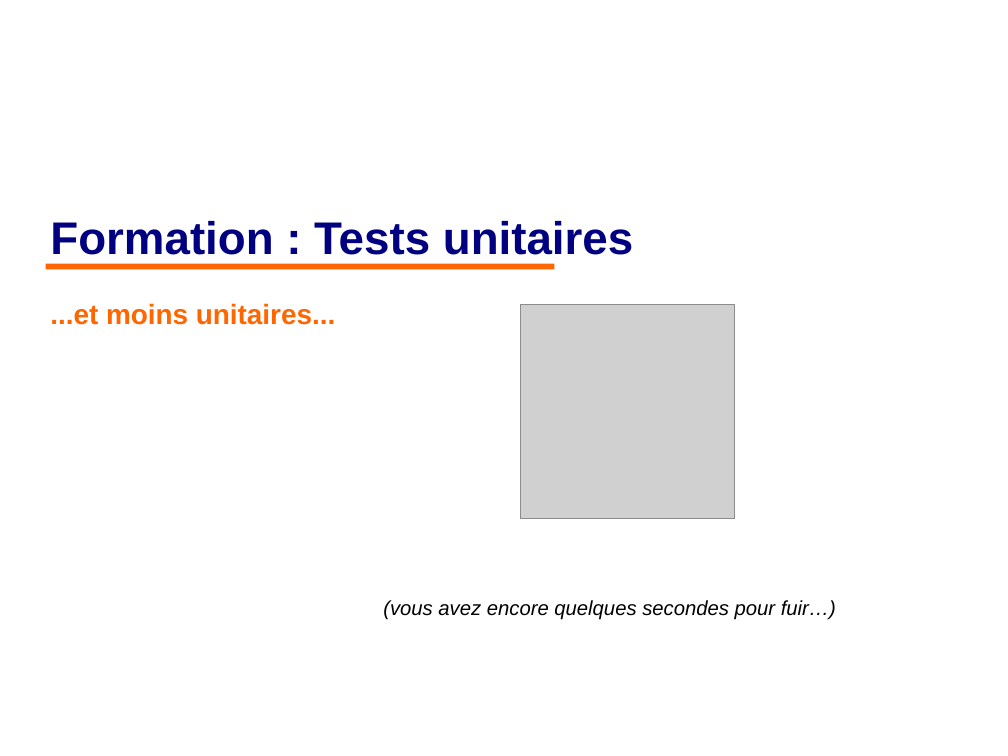
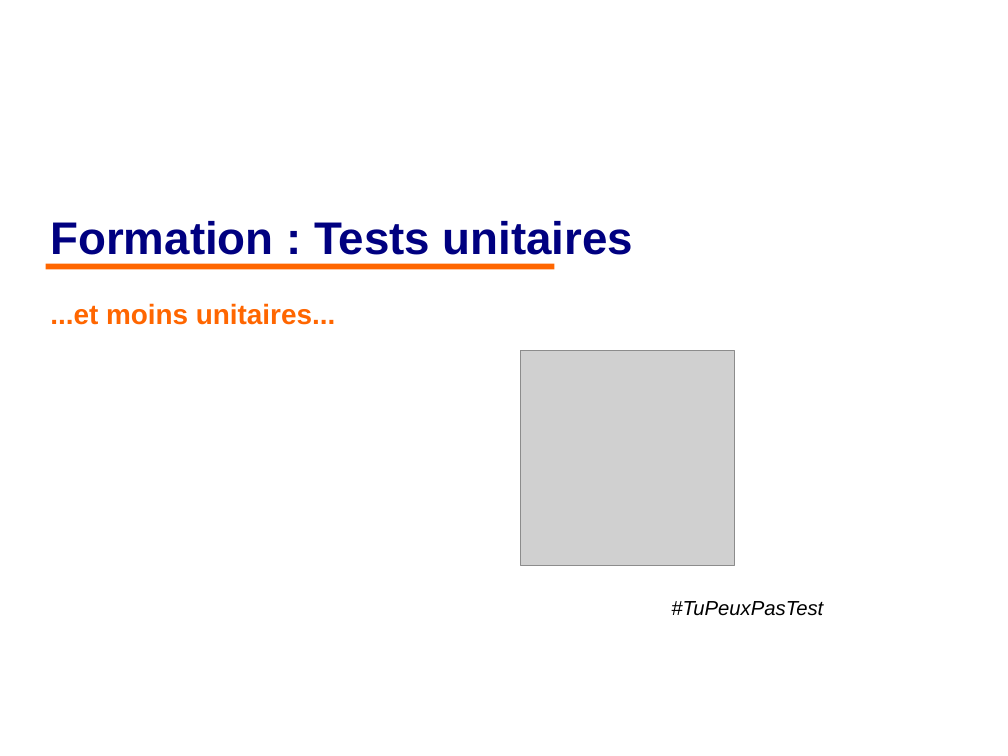
Before and after one commit to philphils/tests-unitaires-et-moins-unitaires, a slide deck: slide 1 of tests-unitaires-cours/nouveauDiapo/diapo_tests_unitaires.odp. Drawn at 1008x756 pixels with LibreOffice and Linux fonts; fonts in the diff are those of the drawing; grey boxes stand for pictures; background and template pictures are left out. Boxes give left, top, right and bottom in pixels: in the first picture for what was removed or moved away, otherwise in the second. Text is boxed around its words. In the diff, an @@ line names an element or a change of style, - is before the commit and + after.

```diff
--- a/tests-unitaires-cours/nouveauDiapo/diapo_tests_unitaires.odp
+++ b/tests-unitaires-cours/nouveauDiapo/diapo_tests_unitaires.odp
@@ picture: place and size @@
-picture at box(520, 305, 735, 519)
+picture at box(520, 351, 735, 565)
@@ text at box(671, 601, 823, 616): text changed @@
-(vous avez encore quelques secondes pour fuir…)
+#TuPeuxPasTest
```
Also in this commit, not shown: 4 other slides changed, 5 slides added.
